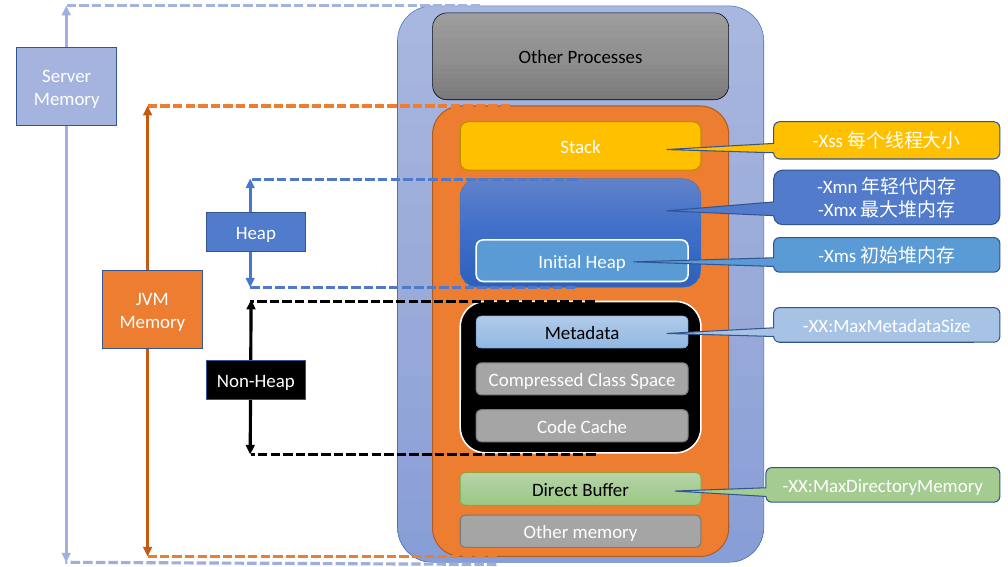
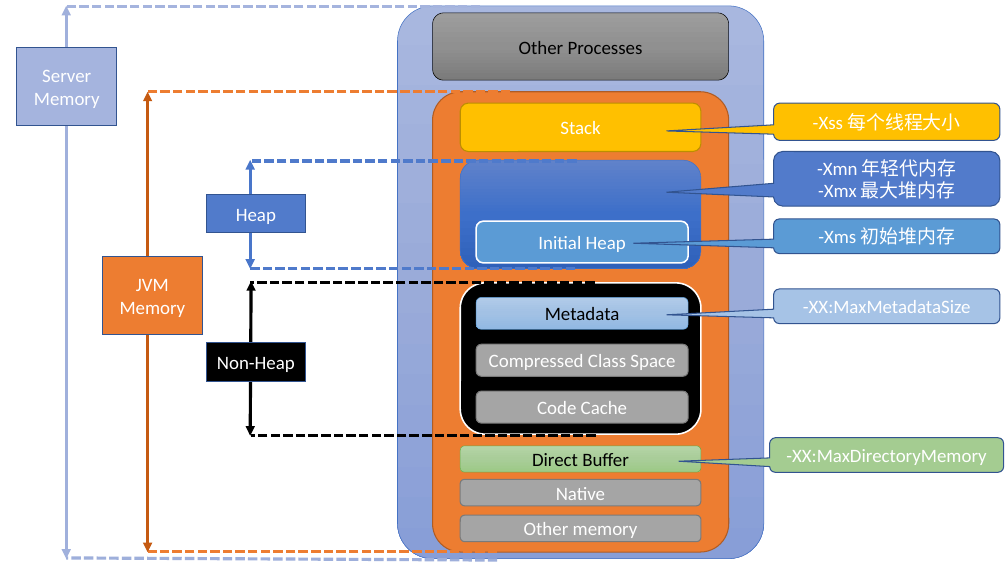
Before and after one commit to Du-Feng/JAVA-000, a slide deck: slide 4 of Week_01/内存参数关系图.pptx. Drawn at 1008x567 pixels with LibreOffice and Linux fonts; fonts in the diff are those of the drawing. Boxes give left, top, right and bottom in pixels: in the first picture for what was removed or moved away, otherwise in the second. Text is boxed around its words. In the diff, an @@ line names an element or a change of style, - is before the commit and + after.

```diff
--- a/Week_01/内存参数关系图.pptx
+++ b/Week_01/内存参数关系图.pptx
@@ double arrow moved from (67, 6) - (67, 563) to (67, 6) - (67, 559) @@
@@ rounded rectangle: place and size @@
-rounded rectangle at [398,6,765,563]
+rounded rectangle at [398,6,765,559]
@@ rounded rectangle "Other Processes": place and size @@
-rounded rectangle "Other Processes" at [433,13,729,100]
+rounded rectangle "Other Processes" at [433,13,729,80]
@@ line moved from (510, 106) - (147, 106) to (510, 91) - (147, 91) @@
@@ double arrow moved from (147, 106) - (147, 557) to (147, 91) - (147, 552) @@
@@ rounded rectangle: place and size @@
-rounded rectangle at [433,106,729,557]
+rounded rectangle at [433,91,729,552]
@@ 7 rounded rectangles, 4 rounded speech boxes, 4 lines, 2 rectangles, 2 double arrows: place and size @@
-7 rounded rectangles, 4 rounded speech boxes, 4 lines, 2 rectangles, 2 double arrows at [206,122,1000,454]
+7 rounded rectangles, 4 rounded speech boxes, 4 lines, 2 rectangles, 2 double arrows at [206,103,1000,436]
@@ rectangle "JVM": place and size @@
-rectangle "JVM" at [103,271,203,349]
+rectangle "JVM" at [103,256,203,334]
@@ rounded rectangle "Direct Buffer": place and size @@
-rounded rectangle "Direct Buffer" at [461,473,701,505]
+rounded rectangle "Direct Buffer" at [461,446,701,473]
@@ rounded speech box "-XX:MaxDirectoryMemory": place and size @@
-rounded speech box "-XX:MaxDirectoryMemory" at [766,468,1000,503]
+rounded speech box "-XX:MaxDirectoryMemory" at [770,438,1004,473]
@@ rounded rectangle added at [461,479,701,506], fill #A5A5A5, outline #7A7A7A 1 pt, 18 pt, text #FFFFFF @@
+Native
@@ rounded rectangle "Other memory": place and size @@
-rounded rectangle "Other memory" at [461,515,701,547]
+rounded rectangle "Other memory" at [461,515,701,541]
@@ line moved from (497, 565) - (66, 563) to (498, 560) - (67, 558) @@
@@ line moved from (498, 557) - (147, 557) to (498, 551) - (147, 551) @@
```
Also in this commit, not shown: 2 other slides changed, 4 other files.
